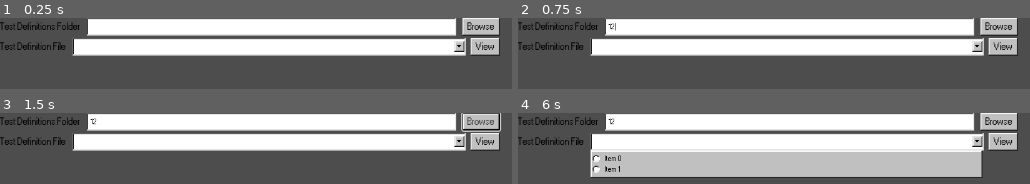
Above: before the commit, frames 1-4 (two rows, left to right).
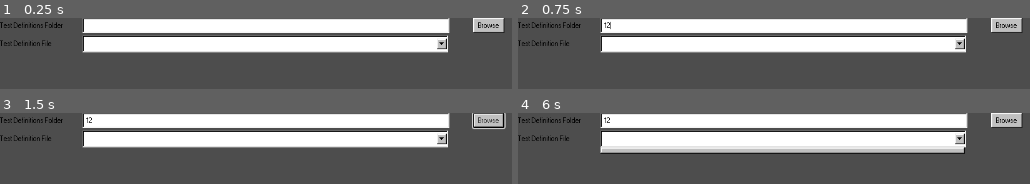
Above: after the commit, the same moments.

Repository: abaker-skudlarek/Tdfe
Game: Godot game, scene res://Scenes/FileSelector/file_selector.tscn
Same seed, same stepped clock (60 frames per second), same inputs: the game is played once before the commit and once after it.
Inputs (mouse positions are in pixels of both pictures, inside the frame that each line leads up to; where the layout moved, square brackets give the same spot in the first picture):
- Up to frame 1 (0.25 s): no input
- Up to frame 2 (0.75 s): click (789, 26) at 0.52 s; type "12" at 0.6 s
- Up to frame 3 (1.5 s): click "Browse" at 1.25 s
- Up to frame 4 (6 s): click (1004, 141) at 2 s, where only the run before the commit has a clickable "View"; click "Browse" at 2.75 s; click (1004, 141) at 3.5 s, where only the run before the commit has a clickable "View"; click "Browse" at 4.25 s; click (1004, 141) at 5 s, where only the run before the commit has a clickable "View"; click (784, 139) [784, 141] at 5.75 s

The runs differ from the first frame. In frame 1, 18% of the frame differs, in the area x 0-99%, y 0-54%; in frame 2, 18%; in frame 3, 19%; in frame 4, 45%, in the area x 0-99%, y 0-92%.

Commit message:
file_selector scene finished

Diff:
--- a/GUI/theme.tres
+++ b/GUI/theme.tres
@@ -455,8 +455,13 @@
 content_margin_right = 12.0
 content_margin_bottom = 12.0
 texture = ExtResource("36_xy74y")
+texture_margin_left = 5.0
+texture_margin_top = 5.0
+texture_margin_right = 5.0
+texture_margin_bottom = 5.0
+expand_margin_left = 5.0
 expand_margin_top = 28.0
-region_rect = Rect2(0, 0, 480, 48)
+region_rect = Rect2(0, 0, 480, 28)
 
 [resource]
 default_font = ExtResource("1_vei3r")
@@ -476,7 +481,7 @@
 Button/colors/icon_pressed_color = Color(0, 0, 0, 1)
 Button/constants/h_separation = 0
 Button/constants/outline_size = 0
-Button/font_sizes/font_size = 14
+Button/font_sizes/font_size = 11
 Button/fonts/font = ExtResource("1_vei3r")
 Button/styles/disabled = SubResource("StyleBoxTexture_6akc0")
 Button/styles/hover = SubResource("StyleBoxTexture_6m8wx")
@@ -562,7 +567,7 @@
 Label/constants/shadow_offset_x = 0
 Label/constants/shadow_offset_y = 0
 Label/constants/shadow_outline_size = 0
-Label/font_sizes/font_size = 14
+Label/font_sizes/font_size = 11
 Label/fonts/font = ExtResource("1_vei3r")
 Label/styles/normal = null
 LineEdit/colors/caret_color = Color(0, 0, 0, 1)
@@ -688,7 +693,6 @@
 TextEdit/colors/selection_color = Color(0, 0, 0.501961, 1)
 TextEdit/colors/word_highlighted_color = Color(1, 1, 1, 1)
 TextEdit/constants/caret_width = 1
-TextEdit/constants/line_spacing = 0
 TextEdit/constants/outline_size = 0
 TextEdit/font_sizes/font_size = 11
 TextEdit/fonts/font = ExtResource("1_vei3r")
@@ -770,7 +774,7 @@
 Window/constants/resize_margin = 4
 Window/constants/title_height = 28
 Window/constants/title_outline_size = 0
-Window/font_sizes/title_font_size = 11
+Window/font_sizes/title_font_size = 14
 Window/fonts/title_font = ExtResource("1_vei3r")
 Window/icons/close = ExtResource("36_fsj5q")
 Window/icons/close_pressed = ExtResource("37_0cd8l")
--- /dev/null
+++ b/Scenes/FileSelector/file_selector.gd
@@ -0,0 +1,32 @@
+extends VBoxContainer
+
+@onready var option_button: OptionButton = $FileBrowser/OptionButton
+
+
+func get_files_in_dir(dir_path: String) -> Array:
+	var dir := DirAccess.open(dir_path)
+	var files_found := []
+	if dir:
+		dir.list_dir_begin()
+		var file_name := dir.get_next()
+		while file_name != "":
+			if !dir.current_is_dir() and file_name.get_extension() == "yaml":
+				files_found.append(file_name)
+			file_name = dir.get_next()
+	else:
+		printerr("An error ocurred when trying to acces the path " + dir_path)
+
+	return files_found
+
+
+func _on_browse_button_pressed() -> void:
+	$FolderBrowserWindow.visible = true
+
+
+func _on_folder_browser_window_dir_selected(dir: String) -> void:
+	$FolderBrowser/LineEdit.text = dir
+	var files: Array = get_files_in_dir(dir)
+	if option_button.has_selectable_items():
+		option_button.clear()
+	for file: String in files:
+		option_button.add_item(file)
--- a/Scenes/FileSelector/file_selector.tscn
+++ b/Scenes/FileSelector/file_selector.tscn
@@ -1,8 +1,21 @@
-[gd_scene format=3 uid="uid://chvi6kdnyjmr7"]
+[gd_scene load_steps=2 format=3 uid="uid://chvi6kdnyjmr7"]
+
+[ext_resource type="Script" path="res://Scenes/FileSelector/file_selector.gd" id="1_23lmu"]
 
 [node name="FileSelector" type="VBoxContainer"]
-offset_right = 800.0
+offset_right = 807.0
 offset_bottom = 67.0
+script = ExtResource("1_23lmu")
+
+[node name="FolderBrowserWindow" type="FileDialog" parent="."]
+title = "Open a Directory"
+initial_position = 1
+size = Vector2i(377, 175)
+ok_button_text = "Select Current Folder"
+file_mode = 2
+access = 2
+show_hidden_files = true
+use_native_dialog = true
 
 [node name="FolderBrowser" type="HBoxContainer" parent="."]
 layout_mode = 2
@@ -11,11 +24,21 @@
 layout_mode = 2
 text = "Test Definitions Folder"
 
+[node name="Spacer" type="Control" parent="FolderBrowser"]
+layout_mode = 2
+size_flags_horizontal = 3
+size_flags_stretch_ratio = 0.02
+
 [node name="LineEdit" type="LineEdit" parent="FolderBrowser"]
 layout_mode = 2
 size_flags_horizontal = 3
 
-[node name="Button" type="Button" parent="FolderBrowser"]
+[node name="Spacer2" type="Control" parent="FolderBrowser"]
+layout_mode = 2
+size_flags_horizontal = 3
+size_flags_stretch_ratio = 0.03
+
+[node name="BrowseButton" type="Button" parent="FolderBrowser"]
 layout_mode = 2
 text = "Browse
 "
@@ -27,15 +50,19 @@
 layout_mode = 2
 text = "Test Definition File"
 
+[node name="Spacer" type="Control" parent="FileBrowser"]
+layout_mode = 2
+size_flags_horizontal = 3
+size_flags_stretch_ratio = 0.05
+
 [node name="OptionButton" type="OptionButton" parent="FileBrowser"]
 layout_mode = 2
 size_flags_horizontal = 3
-item_count = 2
-popup/item_0/text = "Item 0"
-popup/item_1/text = "Item 1"
-popup/item_1/id = 1
 
-[node name="Button" type="Button" parent="FileBrowser"]
+[node name="Spacer2" type="Control" parent="FileBrowser"]
 layout_mode = 2
-text = "View
-"
+size_flags_horizontal = 3
+size_flags_stretch_ratio = 0.14
+
+[connection signal="dir_selected" from="FolderBrowserWindow" to="." method="_on_folder_browser_window_dir_selected"]
+[connection signal="pressed" from="FolderBrowser/BrowseButton" to="." method="_on_browse_button_pressed"]
--- a/project.godot
+++ b/project.godot
@@ -14,6 +14,10 @@
 run/main_scene="res://Scenes/FileSelector/file_selector.tscn"
 config/features=PackedStringArray("4.3", "GL Compatibility")
 
+[debug]
+
+gdscript/warnings/untyped_declaration=2
+
 [display]
 
 window/size/viewport_width=1280
Not shown, added: test_definitions/not_yaml.txt
Renamed: test_definitions/test_definition_file.yaml -> test_definitions/test_definition_file_1.yaml
Not shown, added: test_definitions/test_definition_file_2.yaml
